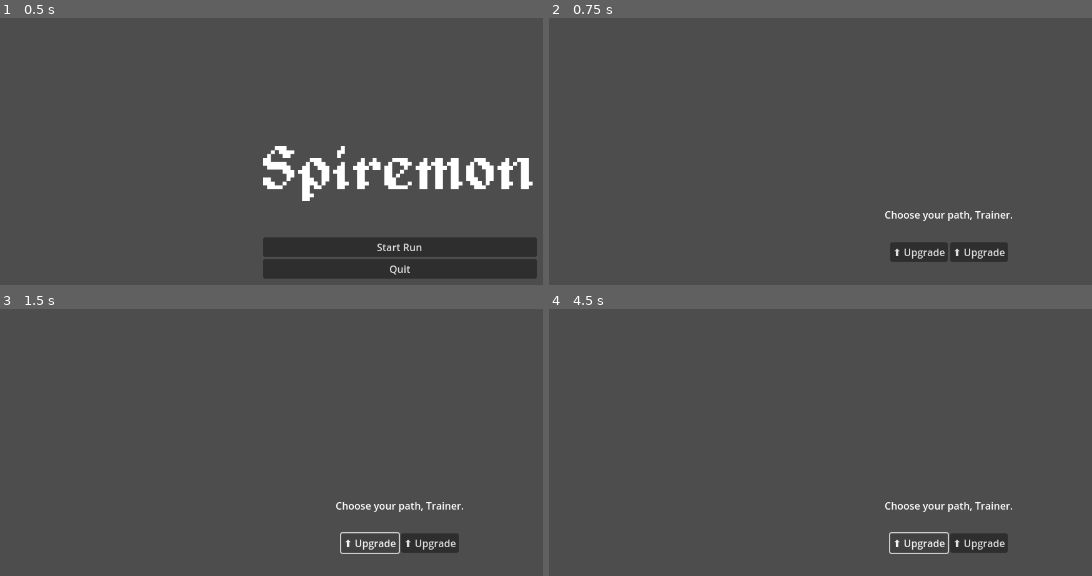
Above: before the commit, frames 1-4 (two rows, left to right).
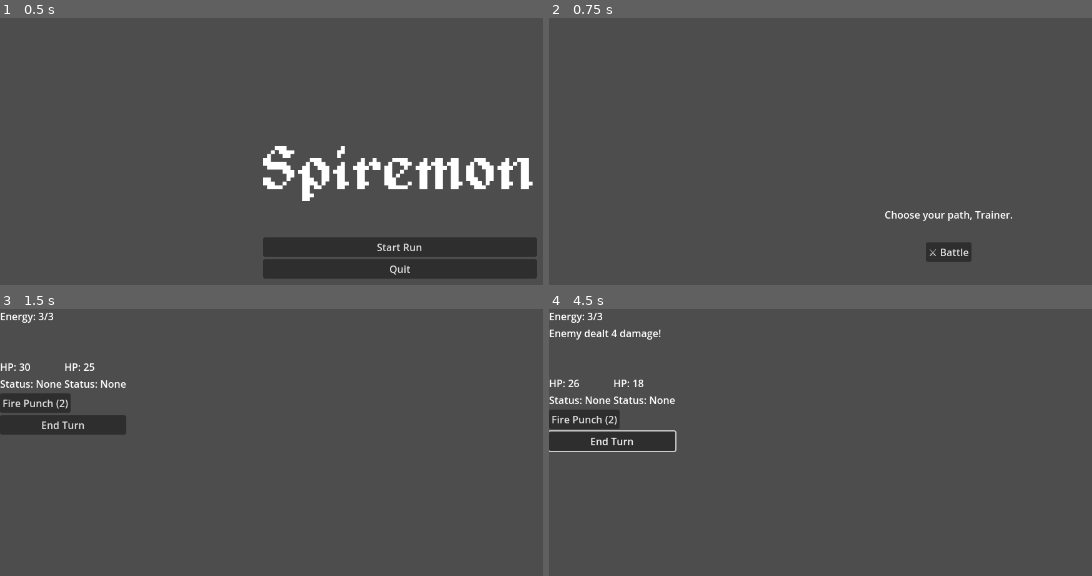
Above: after the commit, the same moments.

Repository: Thanushan925/Spiremon
Game: Godot game, scene res://scenes/main_menu/main_menu.tscn
The game is run twice, just before and just after one commit, with the same random seed, the same clock (stepped at 60 frames per second) and the same inputs.
Inputs (mouse positions are in pixels of both pictures, inside the frame that each line leads up to):
- Up to frame 1 (0.5 s): no input
- Up to frame 2 (0.75 s): click "Start Run" at 0.5 s
- Up to frame 3 (1.5 s): click "⬆ Upgrade" (after the commit: "⚔ Battle") at 1.25 s
- Up to frame 4 (4.5 s): click (587, 402) at 2 s, where only the run after the commit has a clickable "Fire Punch (2)"; click (977, 543) at 2.75 s, where only the run before the commit has a clickable "⬆ Upgrade"; click (614, 442) at 3.5 s, where only the run after the commit has a clickable "End Turn"; click (918, 543) at 4.25 s, where only the run before the commit has a clickable "⬆ Upgrade"

Frame 1 is identical in both runs. In frame 2, 1.0% of the frame differs, in the area x 62-85%, y 84-92%; in frame 3, 4.5%; in frame 4, 5.0%, in the area x 0-86%, y 1-92%.

Commit message:
Implemented upgrade nodes, and locked first node to be a battle

Diff:
--- a/scenes/map/map_scene.gd
+++ b/scenes/map/map_scene.gd
@@ -29,6 +29,10 @@
 
 func generate_nodes():
 	current_nodes.clear()
+
+	if RunManager.run_depth == 0:
+		current_nodes.append(NodeType.BATTLE)
+		return
 
 	var num_nodes = randi_range(2, 3)
 
@@ -85,4 +89,4 @@
 			setup_buttons()
 			refresh_map_message()
 		NodeType.UPGRADE:
-			print("Upgrade selected")
+			get_tree().change_scene_to_file("res://scenes/upgrade/upgrade_scene.tscn")
--- /dev/null
+++ b/scenes/upgrade/upgrade_move_scene.tscn
@@ -0,0 +1,42 @@
+[gd_scene load_steps=2 format=3 uid="uid://c37ptdbhuneas"]
+
+[ext_resource type="Script" uid="uid://cobxd80fiv5mj" path="res://scripts/upgrade/upgrade_move_scene.gd" id="1_howvf"]
+
+[node name="UpgradeMoveScene" type="Control"]
+layout_mode = 3
+anchors_preset = 0
+script = ExtResource("1_howvf")
+
+[node name="CenterContainer" type="CenterContainer" parent="."]
+layout_mode = 0
+offset_right = 40.0
+offset_bottom = 40.0
+
+[node name="VBoxContainer" type="VBoxContainer" parent="CenterContainer"]
+layout_mode = 2
+
+[node name="Title" type="Label" parent="CenterContainer/VBoxContainer"]
+layout_mode = 2
+text = "Choose a Move"
+horizontal_alignment = 1
+
+[node name="Info" type="Label" parent="CenterContainer/VBoxContainer"]
+layout_mode = 2
+text = "Pick one move to receive a random upgrade."
+horizontal_alignment = 1
+
+[node name="Move1" type="Button" parent="CenterContainer/VBoxContainer"]
+layout_mode = 2
+
+[node name="Move2" type="Button" parent="CenterContainer/VBoxContainer"]
+layout_mode = 2
+
+[node name="Move3" type="Button" parent="CenterContainer/VBoxContainer"]
+layout_mode = 2
+
+[node name="Move4" type="Button" parent="CenterContainer/VBoxContainer"]
+layout_mode = 2
+
+[node name="Back" type="Button" parent="CenterContainer/VBoxContainer"]
+layout_mode = 2
+text = "Back"
--- /dev/null
+++ b/scenes/upgrade/upgrade_scene.tscn
@@ -0,0 +1,36 @@
+[gd_scene load_steps=2 format=3 uid="uid://1wgat17iehpy"]
+
+[ext_resource type="Script" uid="uid://ci1wv80kg15tg" path="res://scripts/upgrade/upgrade_scene.gd" id="1_0r53b"]
+
+[node name="UpgradeScene" type="Control"]
+layout_mode = 3
+anchors_preset = 0
+script = ExtResource("1_0r53b")
+
+[node name="CenterContainer" type="CenterContainer" parent="."]
+layout_mode = 0
+offset_right = 40.0
+offset_bottom = 40.0
+
+[node name="VBoxContainer" type="VBoxContainer" parent="CenterContainer"]
+layout_mode = 2
+alignment = 1
+
+[node name="Title" type="Label" parent="CenterContainer/VBoxContainer"]
+layout_mode = 2
+text = "Upgrade Node"
+horizontal_alignment = 1
+
+[node name="Info" type="Label" parent="CenterContainer/VBoxContainer"]
+layout_mode = 2
+text = "Choose one:
+Upgrade a move (random bonus) or increase max HP."
+horizontal_alignment = 1
+
+[node name="UpgradeMove" type="Button" parent="CenterContainer/VBoxContainer"]
+layout_mode = 2
+text = "Upgrade Move"
+
+[node name="IncreaseHP" type="Button" parent="CenterContainer/VBoxContainer"]
+layout_mode = 2
+text = "Increase Max HP (+5)"
--- a/scripts/core/run_manager.gd
+++ b/scripts/core/run_manager.gd
@@ -38,6 +38,12 @@
 func build_recruited_spiremon_message(spiremon_name: String) -> String:
 	return "New Spirémon joined: " + spiremon_name
 
+func build_max_hp_upgrade_message(amount: int, new_max_hp: int) -> String:
+	return "Max HP increased by " + str(amount) + "! New max HP: " + str(new_max_hp)
+
+func build_move_upgrade_message(move_name: String, upgrade_text: String) -> String:
+	return move_name + " was upgraded: " + upgrade_text
+
 func add_move(move: Move):
 	if player_moves.size() < 4:
 		player_moves.append(move)
--- /dev/null
+++ b/scripts/upgrade/upgrade_move_scene.gd
@@ -0,0 +1,72 @@
+extends Control
+
+@onready var move_buttons = [
+	$CenterContainer/VBoxContainer/Move1,
+	$CenterContainer/VBoxContainer/Move2,
+	$CenterContainer/VBoxContainer/Move3,
+	$CenterContainer/VBoxContainer/Move4
+]
+
+@onready var back_button = $CenterContainer/VBoxContainer/Back
+
+# Called when the node enters the scene tree for the first time.
+func _ready() -> void:
+	setup_move_buttons()
+	back_button.pressed.connect(_on_back_pressed)
+
+# Called every frame. 'delta' is the elapsed time since the previous frame.
+func _process(_delta: float) -> void:
+	pass
+
+func setup_move_buttons():
+	for i in range(move_buttons.size()):
+		if i < RunManager.player_moves.size():
+			var move = RunManager.player_moves[i]
+			move_buttons[i].visible = true
+			move_buttons[i].text = move.name + " | DMG: " + str(move.damage) + " | COST: " + str(move.cost)
+			if move.status != null:
+				move_buttons[i].text += " | STATUS: " + str(int(move.status_chance * 100)) + "%"
+			if move_buttons[i].pressed.is_connected(_on_move_button_pressed):
+				move_buttons[i].pressed.disconnect(_on_move_button_pressed)
+			move_buttons[i].pressed.connect(_on_move_button_pressed.bind(i))
+		else:
+			move_buttons[i].visible = false
+
+func _on_move_button_pressed(index: int):
+	var move = RunManager.player_moves[index]
+	apply_random_upgrade(move)
+	get_tree().change_scene_to_file("res://scenes/map/map_scene.tscn")
+
+func apply_random_upgrade(move: Move):
+	var possible_upgrades = ["damage", "cost"]
+
+	if move.status != null:
+		possible_upgrades.append("status_chance")
+
+	var chosen_upgrade = possible_upgrades.pick_random()
+
+	match chosen_upgrade:
+		"damage":
+			move.damage += 3
+			RunManager.set_map_message(
+				RunManager.build_move_upgrade_message(move.name, "+3 damage")
+			)
+		"cost":
+			if move.cost > 1:
+				move.cost -= 1
+				RunManager.set_map_message(
+					RunManager.build_move_upgrade_message(move.name, "-1 energy cost")
+				)
+			else:
+				move.damage += 3
+				RunManager.set_map_message(
+					RunManager.build_move_upgrade_message(move.name, "+3 damage")
+				)
+		"status_chance":
+			move.status_chance = min(move.status_chance + 0.2, 1.0)
+			RunManager.set_map_message(
+				RunManager.build_move_upgrade_message(move.name, "+20% status chance")
+			)
+
+func _on_back_pressed():
+	get_tree().change_scene_to_file("res://scenes/upgrade/upgrade_scene.tscn")
--- /dev/null
+++ b/scripts/upgrade/upgrade_scene.gd
@@ -0,0 +1,24 @@
+extends Control
+
+@onready var upgrade_move_button = $CenterContainer/VBoxContainer/UpgradeMove
+@onready var increase_hp_button = $CenterContainer/VBoxContainer/IncreaseHP
+
+# Called when the node enters the scene tree for the first time.
+func _ready() -> void:
+	upgrade_move_button.pressed.connect(_on_upgrade_move_pressed)
+	increase_hp_button.pressed.connect(_on_increase_hp_pressed)
+
+# Called every frame. 'delta' is the elapsed time since the previous frame.
+func _process(_delta: float) -> void:
+	pass
+
+func _on_upgrade_move_pressed():
+	get_tree().change_scene_to_file("res://scenes/upgrade/upgrade_move_scene.tscn")
+
+func _on_increase_hp_pressed():
+	RunManager.max_player_hp += 5
+	RunManager.player_hp = min(RunManager.player_hp + 5, RunManager.max_player_hp)
+	RunManager.set_map_message(
+		RunManager.build_max_hp_upgrade_message(5, RunManager.max_player_hp)
+	)
+	get_tree().change_scene_to_file("res://scenes/map/map_scene.tscn")
Not shown, added: scripts/upgrade/upgrade_move_scene.gd.uid
Not shown, added: scripts/upgrade/upgrade_scene.gd.uid
